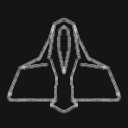
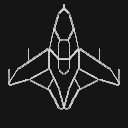
Layers edited between the first and the second 128x128 image:
pixels changed over [7, 4, 121, 114] (layer not identified)
